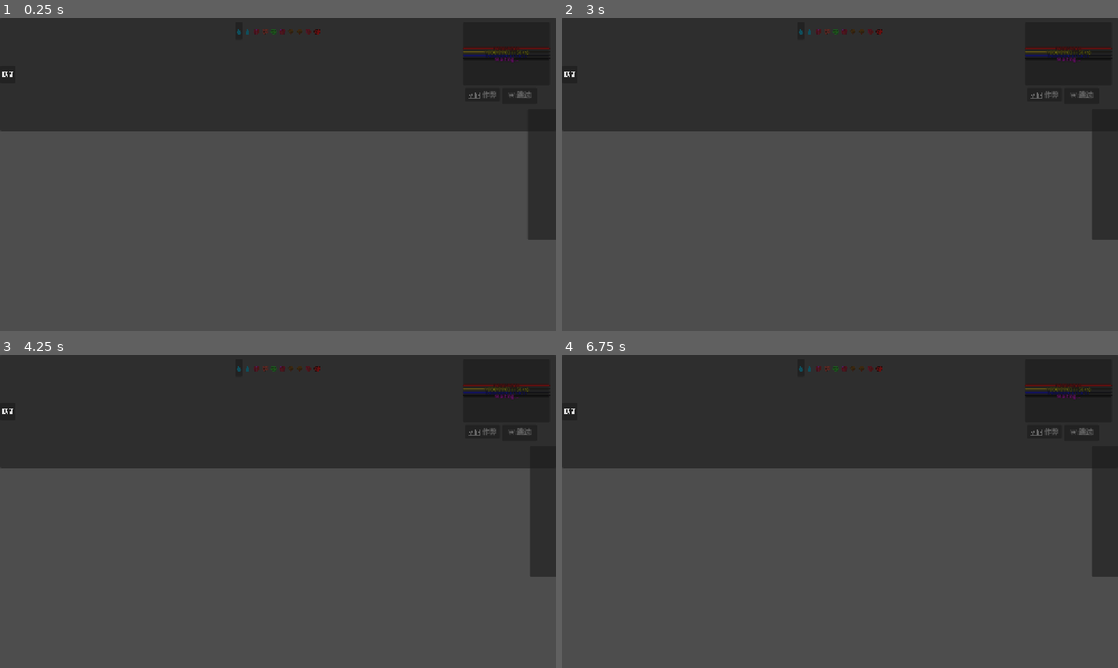
Above: before the commit, frames 1-4 (two rows, left to right).
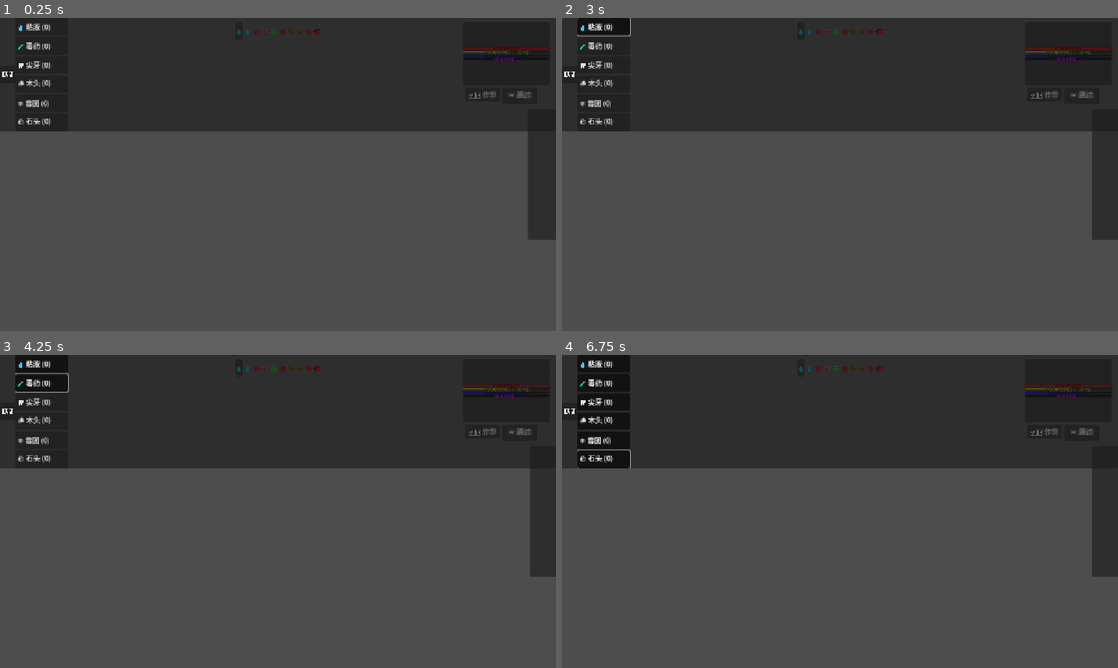
Above: after the commit, the same moments.

Repository: seekerzz/tower-html
Game: Godot game, scene res://src/Scenes/UI/MainGUI.tscn
The game is run twice, just before and just after one commit, with the same random seed, the same clock (stepped at 60 frames per second) and the same inputs. The project has no main scene, so this scene is started directly.
Inputs (mouse positions are in pixels of both pictures, inside the frame that each line leads up to):
- Up to frame 1 (0.25 s): no input
- Up to frame 2 (3 s): click "🛠️ 作弊" at 0.5 s; click "⏩ 跳过" at 1.25 s; click "🏗️" at 2 s; click (606, 27) at 2.75 s, where only the run after the commit has a clickable "💧 粘液 (0)"
- Up to frame 3 (4.25 s): click (44, 383) at 3.5 s, where only the run after the commit has a clickable "🧪 毒药 (0)"
- Up to frame 4 (6.75 s): click (606, 401) at 4.25 s, where only the run after the commit has a clickable "🦷 尖牙 (0)"; click (606, 420) at 5 s, where only the run after the commit has a clickable "🪵 木头 (0)"; click (606, 439) at 5.75 s, where only the run after the commit has a clickable "❄️ 雪团 (0)"; click (606, 458) at 6.5 s, where only the run after the commit has a clickable "🪨 石头 (0)"

The runs differ from the first frame. In frame 1, 0.4% of the frame differs, in the area x 3-10%, y 1-35%; in frame 2, 0.9%; in frame 3, 1.3%; in frame 4, 3.0%, in the area x 2-13%, y 0-37%.
Error before the commit: Trying to assign value of type 'Control' to a variable of type 'PanelContainer'. (res://src/Scripts/UI/BuildPanel.gd:43)

Commit message:
feat: Add collapsible BuildPanel UI docked to right screen edge
- Refactored `BuildPanel` to include a toggle button and a content wrapper.
- Implemented sliding animation using Tween on content wrapper width.
- Updated `MainGUI` to position `BuildPanel` on the right side (CENTER_RIGHT) to support the "collapse right" behavior.
- Fixed layout issues by using `Control` for wrapper to properly clip content without forced expansion.
- Corrected type hint for `content_wrapper` to prevent runtime errors.

Diff:
--- a/src/Scripts/UI/BuildPanel.gd
+++ b/src/Scripts/UI/BuildPanel.gd
@@ -5,7 +5,7 @@
 # Main layout
 var main_hbox: HBoxContainer
 var toggle_button: Button
-var content_wrapper: PanelContainer # Wrapper to clip content
+var content_wrapper: Control # Wrapper to clip content
 var material_container: VBoxContainer
 
 var is_expanded: bool = true
